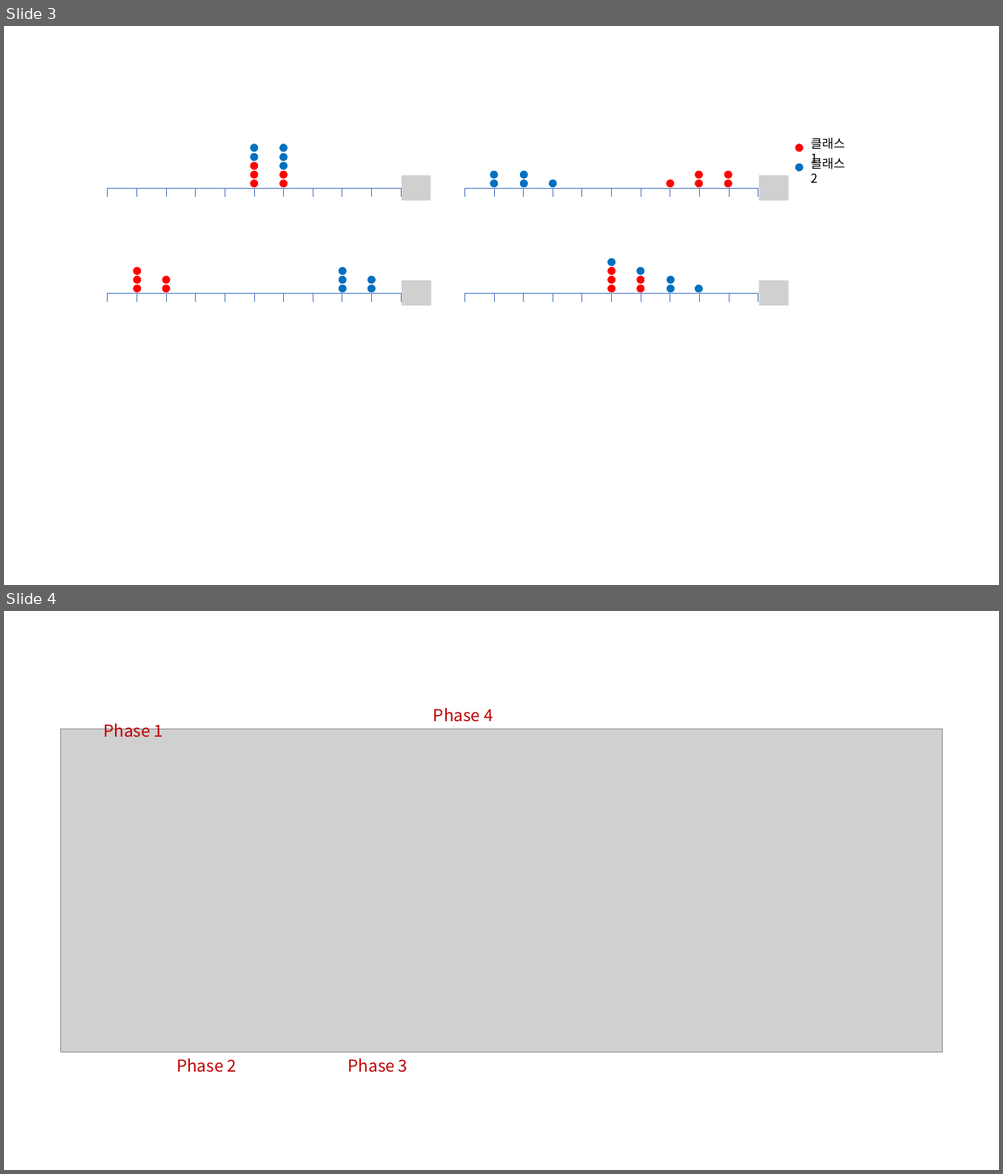
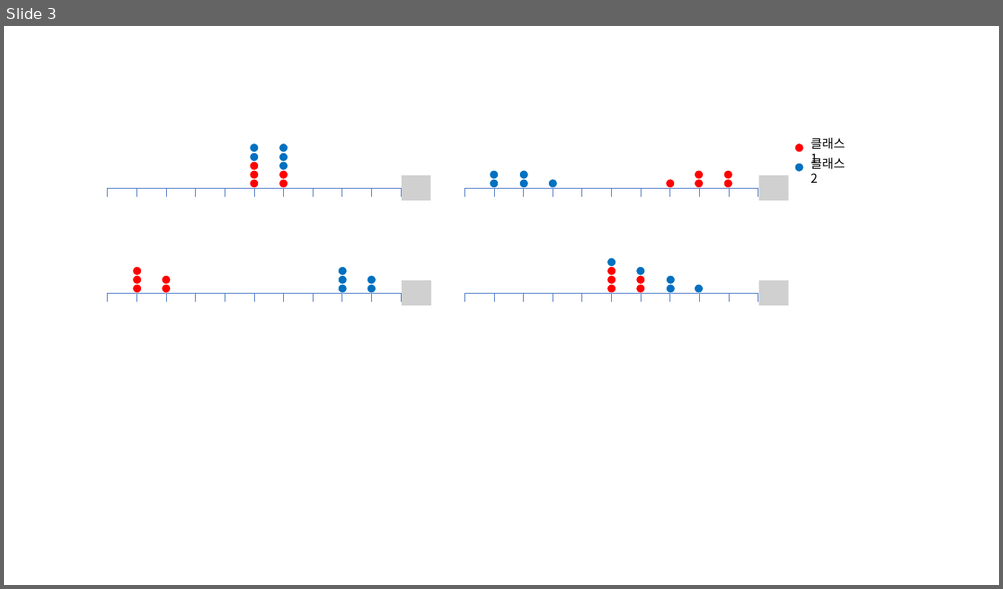
Before and after one commit to Kwan-Gu/data_science, a slide deck: CV/ViT/사용환경_구조.pptx. Shown one above the other, each under a label of ours: slides 3 and 4 before the commit, slide 3 after it. The pictures are 1003x1174 and 1003x589 pixels, drawn with LibreOffice and Linux fonts; fonts in the diff are those of the drawing; grey boxes stand for pictures. Boxes give left, top, right and bottom in pixels: in the first picture for what was removed or moved away, otherwise in the second. Text is boxed around its words. In the diff, an @@ line names an element or a change of style, - is before the commit and + after.

```diff
--- a/CV/ViT/사용환경_구조.pptx
+++ b/CV/ViT/사용환경_구조.pptx
@@ slide 4 removed at <box>4,611,999,1170</box>, background #FFFFFF @@
@@ text removed at <box>103,721,163,738</box> @@
-Phase 1
@@ text removed at <box>433,708,492,722</box> @@
-Phase 4
@@ picture removed at <box>61,729,942,1053</box> @@
@@ rounded rectangle removed at <box>390,729,535,846</box> @@
@@ rounded rectangle removed at <box>61,744,205,846</box> @@
@@ rounded rectangle removed at <box>134,951,279,1053</box> @@
@@ rounded rectangle removed at <box>305,951,450,1053</box> @@
@@ text removed at <box>176,1059,236,1073</box> @@
-Phase 2
@@ text removed at <box>348,1059,407,1073</box> @@
-Phase 3
```
Also in this commit, not shown: 1 slide added, 1 other file.
